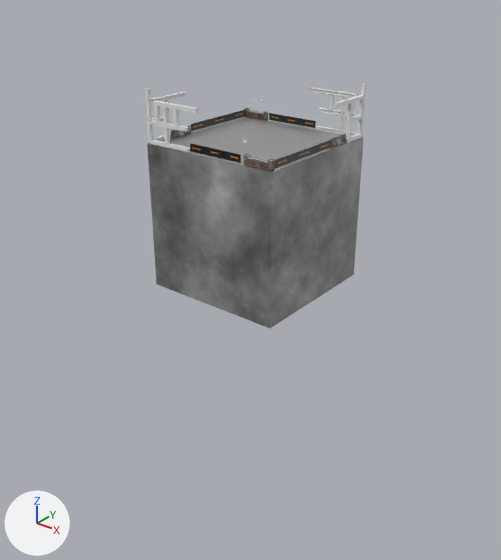
Two versions of the Blender file Project/Assets/Blender/gameField.blend, one commit apart.
Before and after are seen from a 50 mm camera at (353.0, -451.0, 148.0) aimed at (7.0, -17.0, -121.0). Every picture has the same lights, and +X, +Y and +Z are marked at lower left.

In view in the first picture: 'fence_2', 'fieldUnder_0', 'field_0', 'loftNurbs_0', 'loftNurbs_1', 'rustyMetal_0', 'rustyMetal_1', 'wall_0', 'wall_1', 'wall_2', 'wall_3'.
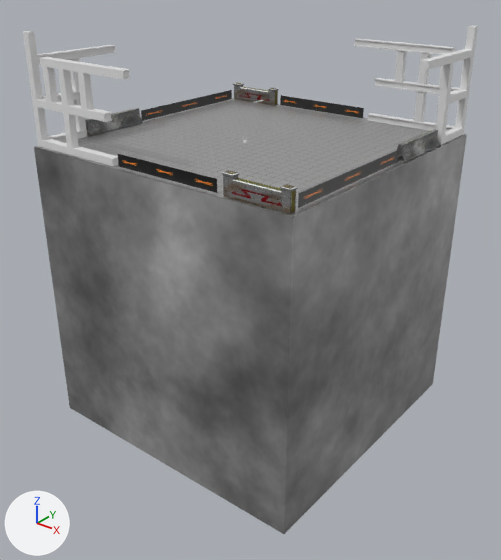
Where the change shows, as pixel boxes (x1, y1, x2, y2) in the pictures (501 x 560 px):
'fieldUnder_0', rescaled (99% wider, 106% taller)
    before: (147, 117, 364, 328)
    after: (34, 98, 467, 534)
'field_0', rescaled (100% wider, 111% taller)
    before: (148, 117, 363, 173)
    after: (35, 98, 465, 217)
'rustyMetal_0', moved, rescaled (96% wider, 108% taller)
    before: (145, 88, 199, 153)
    after: (23, 31, 130, 167)
'rustyMetal_1', moved, rescaled (116% wider, 100% taller)
    before: (309, 84, 366, 143)
    after: (354, 26, 478, 145)
'wall_2', moved, rescaled (76% wider, 103% taller)
    before: (275, 140, 332, 168)
    after: (298, 150, 399, 208)
'wall_1', moved, rescaled (92% wider, 90% taller)
    before: (190, 143, 241, 163)
    after: (118, 154, 217, 193)
'wall_3', moved, rescaled (67% wider, 45% taller)
    before: (191, 110, 245, 131)
    after: (141, 90, 232, 121)
'wall_0', moved, rescaled (77% wider, 50% taller)
    before: (269, 113, 316, 128)
    after: (280, 95, 364, 118)
'loftNurbs_0', moved, rescaled
    before: (170, 126, 192, 138)
    after: (85, 108, 142, 136)
'loftNurbs_1', moved, rescaled (150% wider, 150% taller)
    before: (330, 134, 347, 147)
    after: (396, 129, 440, 163)
'fence_2', moved, rescaled (81% wider, 71% taller)
    before: (244, 108, 269, 121)
    after: (233, 82, 279, 105)
'fence_1', unchanged, uncovered by the edit
    before: (243, 154, 275, 171)
    after: (222, 170, 297, 214)

Diff of the bpy script that builds the scene:
```diff
--- a/Project/Assets/Blender/gameField.blend.py
+++ b/Project/Assets/Blender/gameField.blend.py
@@ ob_field_0 @@
 ob_field_0.rotation_euler = (0.0, 0.0, 1.568)  # degrees (0, 0, 90)
-ob_field_0.scale = (64.0, 64.0, 0.01)
+ob_field_0.scale = (128.0, 128.0, 0.01)
@@ ob_rustymetal_1 @@
 ob_rustymetal_1 = bpy.data.objects.new('rustyMetal_1', me_立方体_005)
-ob_rustymetal_1.location = (63.6, 63.4, 0.3)
+ob_rustymetal_1.location = (126.6, 125.4, 0.3)
 ob_rustymetal_1.rotation_euler = (0.0, 0.0, 1.568)  # degrees (0, 0, 90)
+ob_rustymetal_1.scale = (2.0, 2.0, 2.0)
@@ ob_rustymetal_0 @@
 ob_rustymetal_0 = bpy.data.objects.new('rustyMetal_0', me_立方体_006)
-ob_rustymetal_0.location = (-63.6, -63.4, 0.3)
+ob_rustymetal_0.location = (-126.0, -125.8, 0.3)
 ob_rustymetal_0.rotation_euler = (0.0, 0.0, 4.71)  # degrees (0, 0, 270)
+ob_rustymetal_0.scale = (2.0, 2.0, 2.0)
@@ ob_fence_2 @@
 ob_fence_2 = bpy.data.objects.new('fence_2', me_fence_003)
-ob_fence_2.location = (-48.8, 62.0, 0.4)
+ob_fence_2.location = (-96.0, 121.9, 0.4)
 ob_fence_2.rotation_euler = (0.0, 0.0, 1.568)  # degrees (0, 0, 90)
+ob_fence_2.scale = (2.0, 2.0, 2.0)
@@ ob_loftnurbs_1 @@
 ob_loftnurbs_1 = bpy.data.objects.new('loftNurbs_1', me_メッシュ_016)
-ob_loftnurbs_1.location = (56.4, 20.9, 0.3)
+ob_loftnurbs_1.location = (116.2, 16.5, 0.3)
 ob_loftnurbs_1.rotation_euler = (0.0, 0.0, 1.568)  # degrees (0, 0, 90)
+ob_loftnurbs_1.scale = (2.85, 2.0, 2.0)
@@ ob_loftnurbs_0 @@
 ob_loftnurbs_0 = bpy.data.objects.new('loftNurbs_0', me_メッシュ_017)
-ob_loftnurbs_0.location = (-63.2, -39.0, 0.3)
+ob_loftnurbs_0.location = (-129.5, -78.1, 0.3)
 ob_loftnurbs_0.rotation_euler = (0.0, 0.0, 1.568)  # degrees (0, 0, 90)
+ob_loftnurbs_0.scale = (2.85, 2.0, 2.0)
@@ ob_wall_0 @@
 ob_wall_0 = bpy.data.objects.new('wall_0', me_平面_011)
-ob_wall_0.location = (-9.4, 62.7, 4.2)
+ob_wall_0.location = (-18.5, 122.6, 5.7)
 ob_wall_0.rotation_euler = (0.0, 0.0, 1.568)  # degrees (0, 0, 90)
-ob_wall_0.scale = (1.0, 25.6, 3.2)
+ob_wall_0.scale = (1.0, 48.0, 4.8)
@@ ob_wall_1 @@
 ob_wall_1 = bpy.data.objects.new('wall_1', me_平面_012)
-ob_wall_1.location = (7.6, -61.9, 4.2)
+ob_wall_1.location = (17.0, -124.5, 5.7)
 ob_wall_1.rotation_euler = (0.0, 0.0, 4.71)  # degrees (0, 0, 270)
-ob_wall_1.scale = (1.0, 25.6, 3.2)
+ob_wall_1.scale = (1.0, 48.0, 4.8)
@@ ob_wall_2 @@
 ob_wall_2 = bpy.data.objects.new('wall_2', me_平面_013)
-ob_wall_2.location = (61.7, -19.9, 4.2)
+ob_wall_2.location = (123.0, -51.4, 5.7)
 ob_wall_2.rotation_euler = (0.0, 0.0, -0.00271)  # degrees (0, 0, -0.2)
-ob_wall_2.scale = (1.0, 37.9, 3.2)
+ob_wall_2.scale = (1.0, 64.0, 4.8)
@@ ob_wall_3 @@
 ob_wall_3 = bpy.data.objects.new('wall_3', me_平面_014)
-ob_wall_3.location = (-61.7, 23.4, 4.2)
+ob_wall_3.location = (-123.7, 50.0, 5.7)
 ob_wall_3.rotation_euler = (0.0, 0.0, 3.139)  # degrees (0, 0, 180)
-ob_wall_3.scale = (1.0, 37.9, 3.2)
+ob_wall_3.scale = (1.0, 64.0, 4.8)
@@ ob_fieldunder_0 @@
 ob_fieldunder_0.location = (0.0, 0.0, 0.0)
-ob_fieldunder_0.scale = (64.2, 64.2, 64.2)
+ob_fieldunder_0.scale = (128.0, 128.0, 128.0)
```
